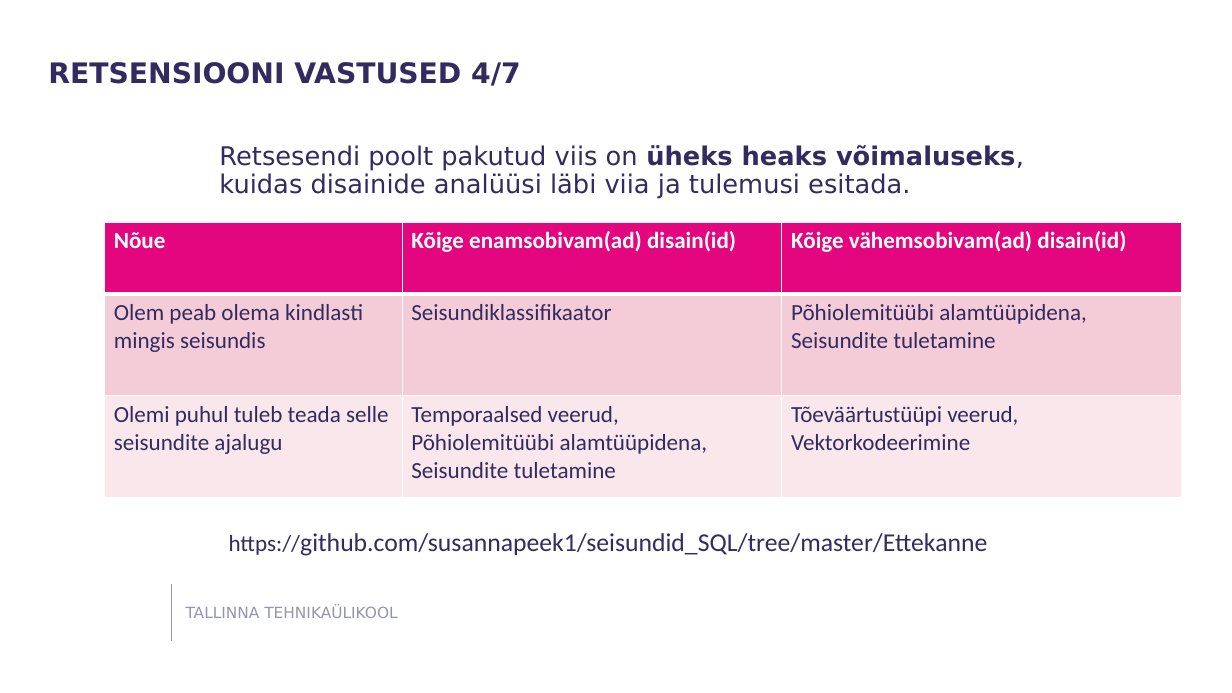
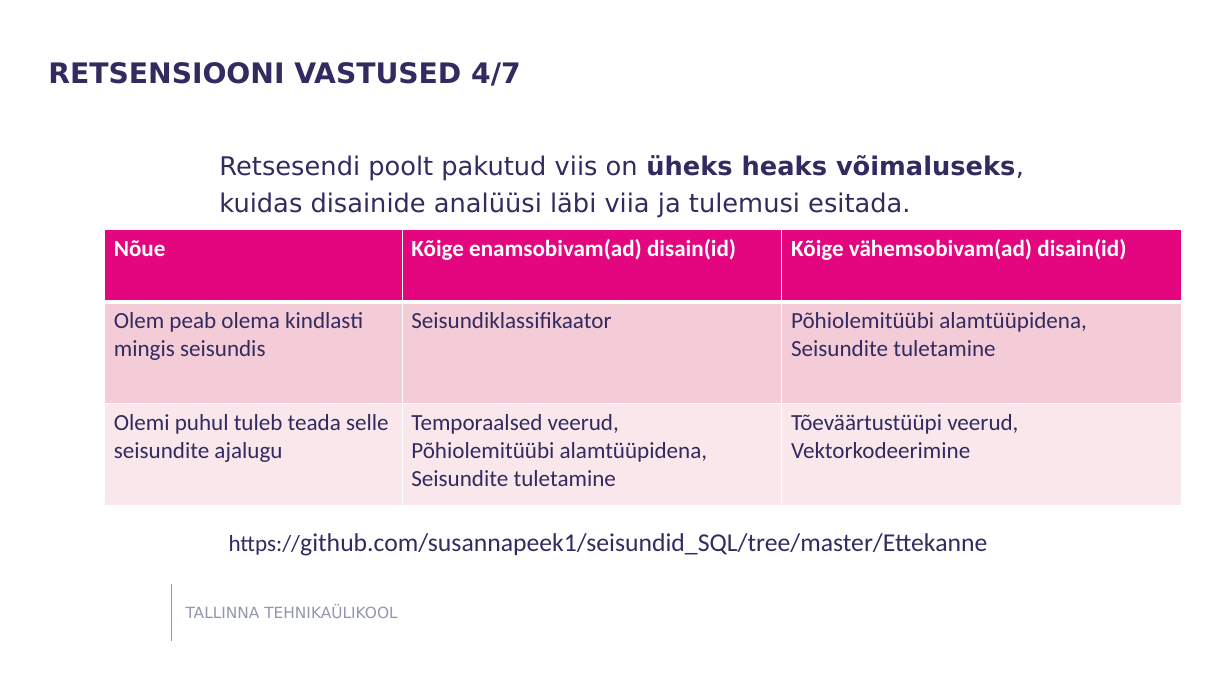
Before and after one commit to susannapeek1/SEISUNDITE-ESITAMINE-SQL-ANDMEBAASIDES, a slide deck: slide 23 of Ettekanne/Esitlus_Infosüsteemi_põhiolemite_seisundite_esitamine_SQL-Andmebaasides_Susanna_Peek.pptx. Drawn at 1232x693 pixels with LibreOffice and Linux fonts; fonts in the diff are those of the drawing; background and template pictures are left out. Boxes give left, top, right and bottom in pixels: in the first picture for what was removed or moved away, otherwise in the second. Text is boxed around its words. In the diff, an @@ line names an element or a change of style, - is before the commit and + after.

```diff
--- a/Ettekanne/Esitlus_Infosüsteemi_põhiolemite_seisundite_esitamine_SQL-Andmebaasides_Susanna_Peek.pptx
+++ b/Ettekanne/Esitlus_Infosüsteemi_põhiolemite_seisundite_esitamine_SQL-Andmebaasides_Susanna_Peek.pptx
@@ text "Retsesendi poolt pakutud viis on ..." at box(219, 155, 1024, 217): line spacing 0.9 to 1.2; less space between paragraphs @@
@@ table: place and size @@
-table at box(104, 222, 1182, 497)
+table at box(104, 230, 1182, 506)
```
Also in this commit, not shown: 22 other slides changed.
